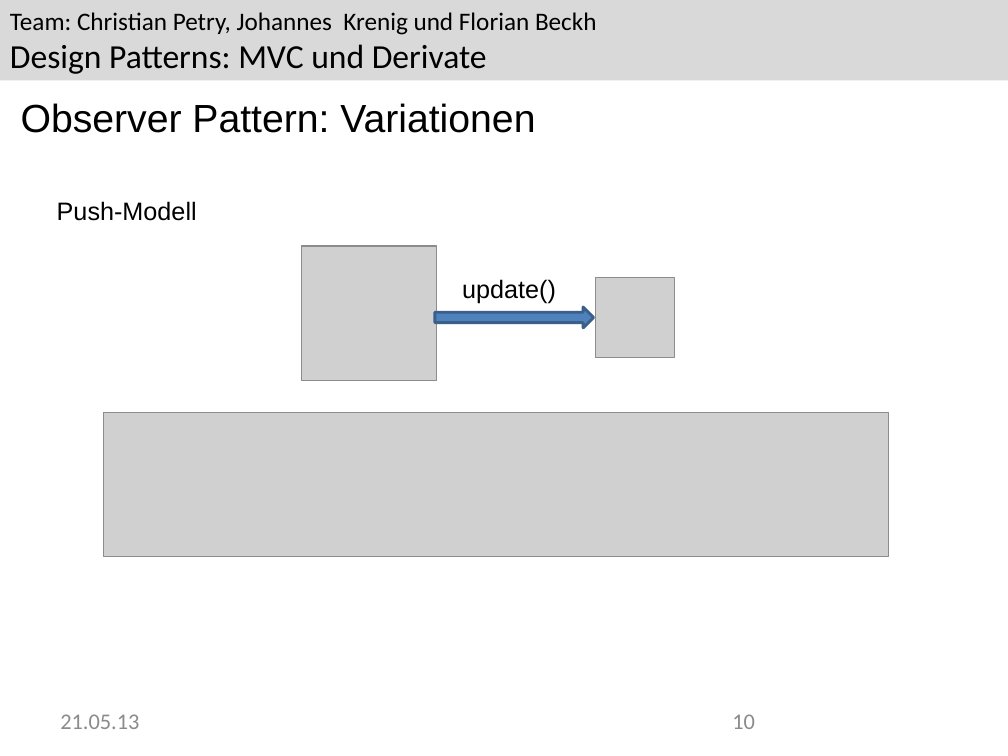
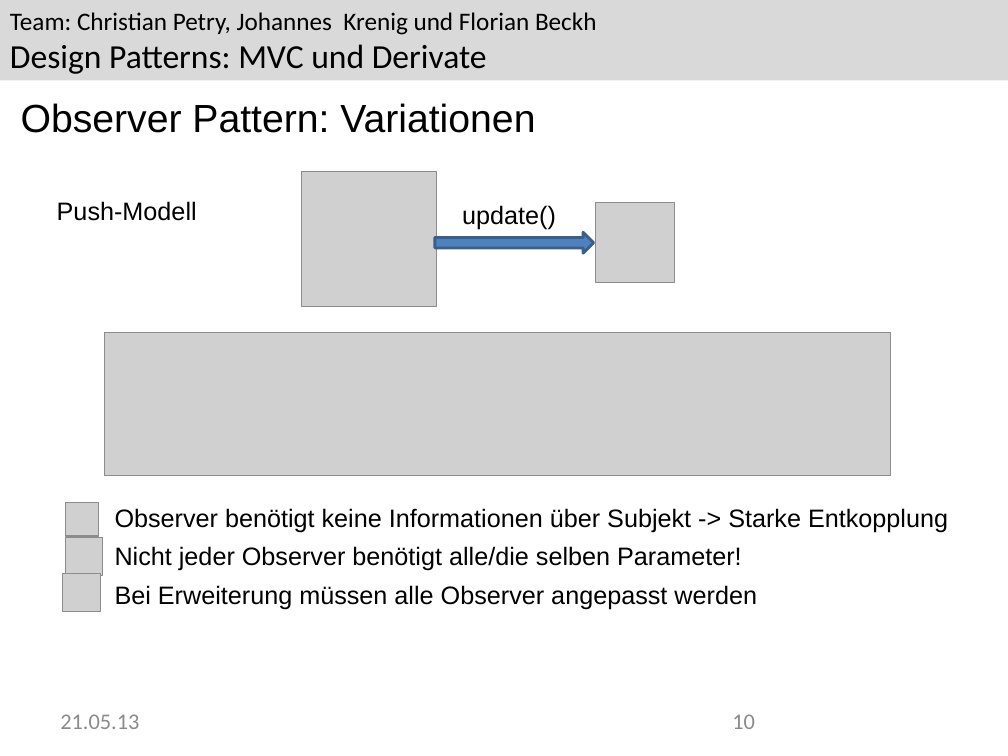
Before and after one commit to Greever/Design-Pattern-MVC, a slide deck: slide 10 of Dokumentation/Praesentation/Praesentation.pptx. Drawn at 1008x756 pixels with LibreOffice and Linux fonts; fonts in the diff are those of the drawing; grey boxes stand for pictures; background and template pictures are left out. Boxes give left, top, right and bottom in pixels: in the first picture for what was removed or moved away, otherwise in the second. Text is boxed around its words. In the diff, an @@ line names an element or a change of style, - is before the commit and + after.

Commit message:
enhanced observer part in presentation

```diff
--- a/Dokumentation/Praesentation/Praesentation.pptx
+++ b/Dokumentation/Praesentation/Praesentation.pptx
@@ 2 pictures, 1 text, 1 right arrow: place and size @@
-2 pictures, 1 text, 1 right arrow at bbox=[301, 246, 674, 381]
+2 pictures, 1 text, 1 right arrow at bbox=[301, 171, 674, 306]
@@ picture: place and size @@
-picture at bbox=[103, 412, 888, 555]
+picture at bbox=[105, 332, 890, 475]
@@ picture added at bbox=[66, 502, 99, 535] @@
@@ text added at bbox=[115, 508, 948, 610], 18 pt, text #000000 @@
+Observer benötigt keine Informationen über Subjekt -> Starke Entkopplung
+Nicht jeder Observer benötigt alle/die selben Parameter!
+Bei Erweiterung müssen alle Observer angepasst werden
@@ picture added at bbox=[66, 537, 104, 576] @@
@@ picture added at bbox=[62, 574, 101, 612] @@
```
Also in this commit, not shown: 10 other slides changed.
